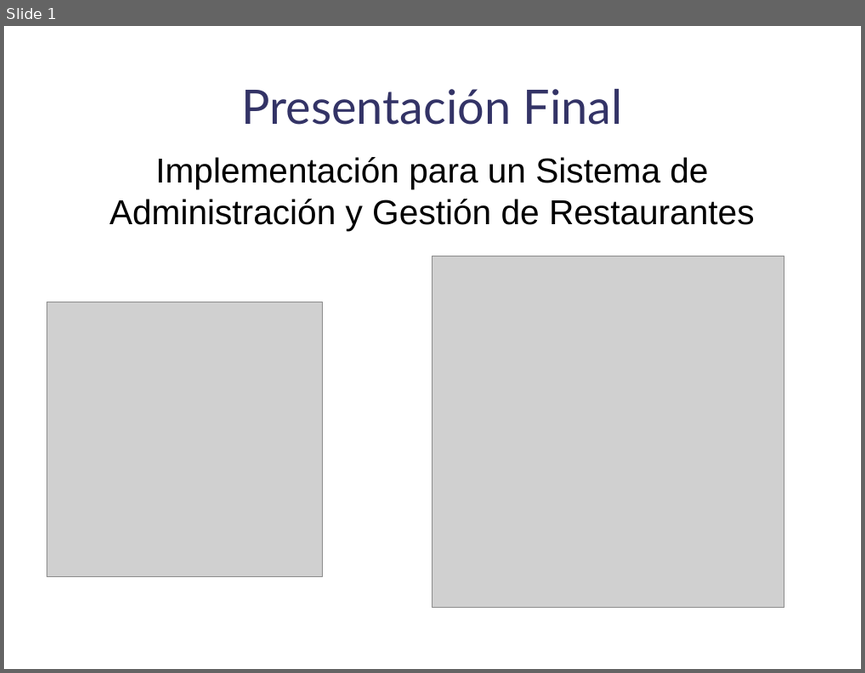
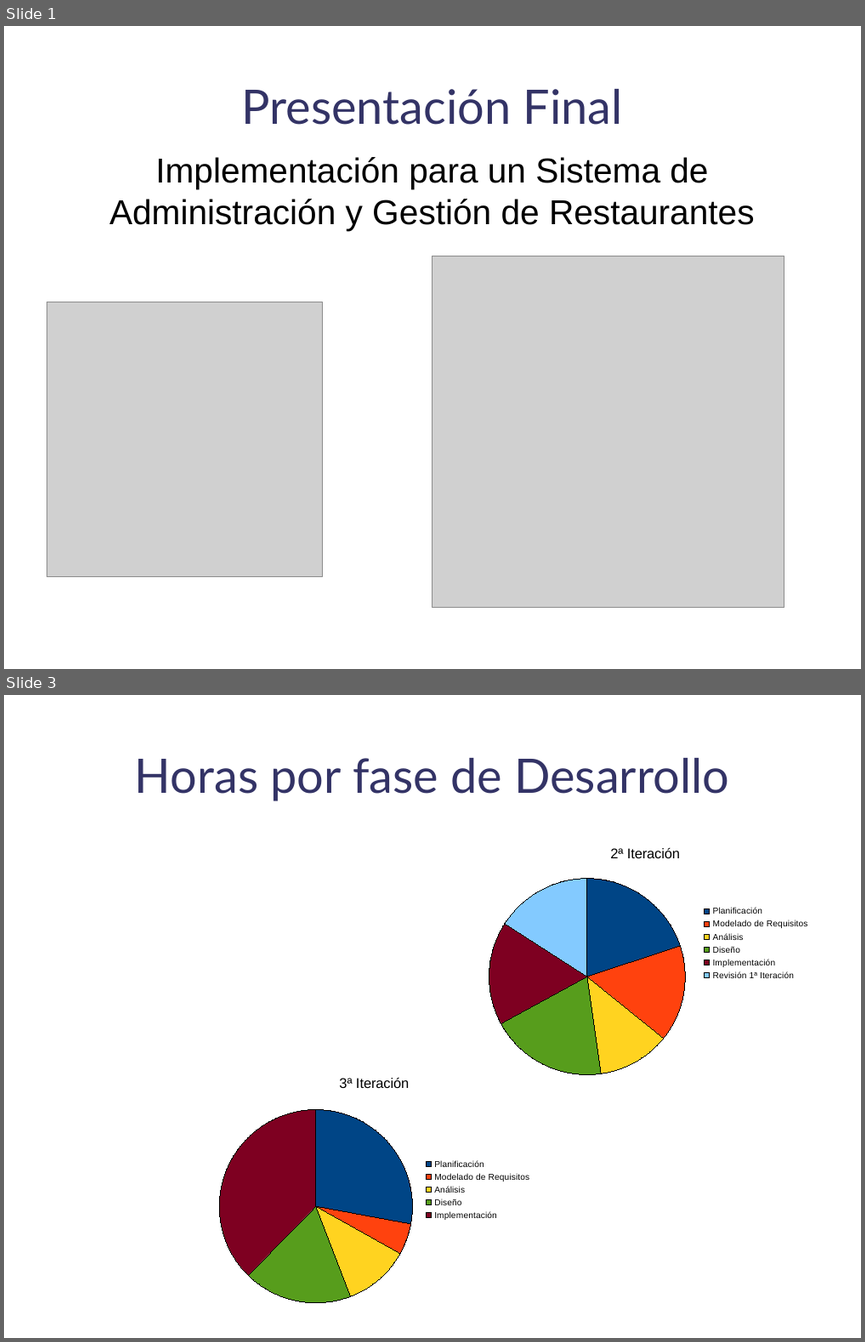
Before and after one commit to danoco78/touchteam, a slide deck: 3_iteracion/Planificacion/Presentacion Final.odp. Shown one above the other, each under a label of ours: slide 1 before the commit, slides 1 and 3 after it; the slides between them are not shown. The pictures are 865x673 and 865x1342 pixels, drawn with LibreOffice and Linux fonts; fonts in the diff are those of the drawing; grey boxes stand for pictures; background and template pictures are left out. Boxes give left, top, right and bottom in pixels: in the first picture for what was removed or moved away, otherwise in the second. Text is boxed around its words. In the diff, an @@ line names an element or a change of style, - is before the commit and + after.

```diff
--- a/3_iteracion/Planificacion/Presentacion Final.odp
+++ b/3_iteracion/Planificacion/Presentacion Final.odp
@@ slide 3 added at (4, 695, 861, 1338), background picture (left out) @@
@@ title added at (135, 758, 729, 801), 44 pt, text #333366 @@
+Horas por fase de Desarrollo
@@ pie chart added at (478, 833, 812, 1087) @@
+title "2ª Iteración"
+categories: Planificación, Modelado de Requisitos, Análisis, Diseño, Implementación, Revisión 1ª Iteración
+Series 1: 20, 16, 12, 19, 17, 16
+Series 2: 12, 14, 13, 22, 18, 21
@@ pie chart added at (209, 1062, 540, 1316) @@
+title "3ª Iteración"
+categories: Planificación, Modelado de Requisitos, Análisis, Diseño, Implementación
+Series 1: 28, 5, 11, 18, 38
+Series 2: 21, 6, 11, 13, 50
```
Also in this commit, not shown: 2 slides changed, 1 other slide added, 1 slide removed, 1 other file.
